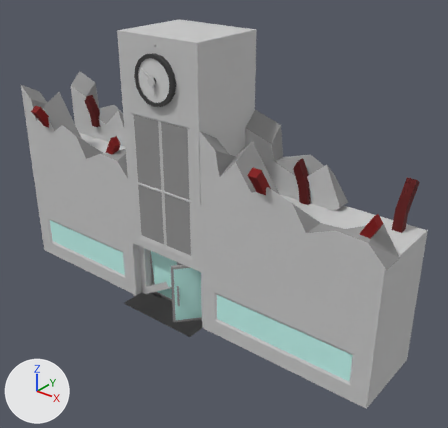
Two versions of the FBX model Assets/Resources/101_DevelopPJHScene/8_Models/out/school/school@out_close.FBX, one commit apart.
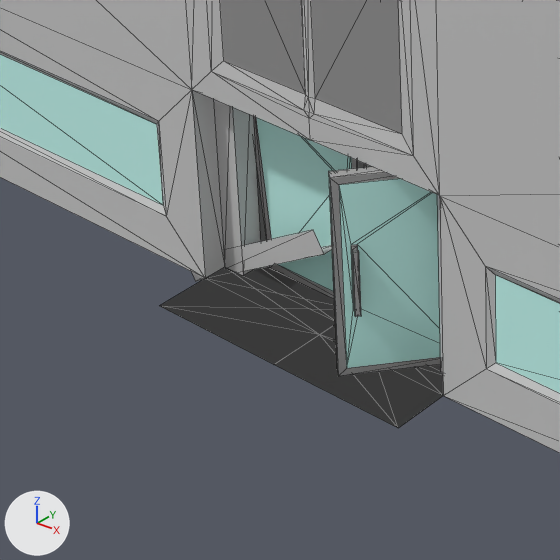
There are two pictures of each version: one whole from a 50 mm camera at (2.52, -2.74, 1.54) aimed at (0.27, 0.08, -0.21), one close up on the part from 18% to 52% of the width and 51% to 87% of the height. Lighting does not change. The marker at lower left points along +X, +Y and +Z. Both versions are drawn at frame 6 of the action 'Take 001'; the numbers are the values there. The close-ups show mesh edges as thin lines. Vertices at the same position are counted once.

Script lines for the objects in view, before the commit:
```python
me_mesh = bpy.data.meshes.new('Mesh')
me_mesh.from_pydata(...)  # 40 vertices, 76 faces; spans x -9.7..0.3, y -1.8..0.1, z -8.4..8.4
# faces by material slot: [10, 66]
me_mesh.materials.append(mat_02___default)  # cyan #cafff8
me_mesh.materials.append(mat_03___default)  # grey #a5a5a5
me_mesh_001 = bpy.data.meshes.new('Mesh.001')
me_mesh_001.from_pydata(...)  # 579 vertices, 1030 faces; spans x -54.1..59.4, y -13.0..14.7, z -39.0..36.2
me_mesh_001.materials.append(mat_01___default)  # light grey #cacaca
me_mesh_001.materials.append(mat_02___default)  # cyan #cafff8
me_mesh_001.materials.append(mat_08___default)  # red #800000
me_mesh_001.materials.append(mat_14___default)  # dark red #580000
me_mesh_001.materials.append(mat_09___default)  # black #3d3d3d
me_mesh_001.materials.append(mat_04___default)  # light grey #cacaca
me_mesh_001.materials.append(mat_05___default)  # light grey #d8d8d8
me_mesh_001.materials.append(mat_07___default)  # grey #949494
me_mesh_001.materials.append(mat_03___default)  # grey #a5a5a5
ob_box001 = bpy.data.objects.new('Box001', me_mesh_001)
ob_box001.location = (0.0, 0.0, 0.0)
ob_box001.scale = (0.0254, 0.0254, 0.0254)
ob_object003 = bpy.data.objects.new('Object003', me_mesh)
ob_object003.location = (0.262, -0.079, -0.708)
ob_object003.rotation_euler = (0.0, 0.0, 0.873)  # degrees (0, 0, 50)
ob_object003.scale = (0.0254, 0.0254, 0.0254)
```
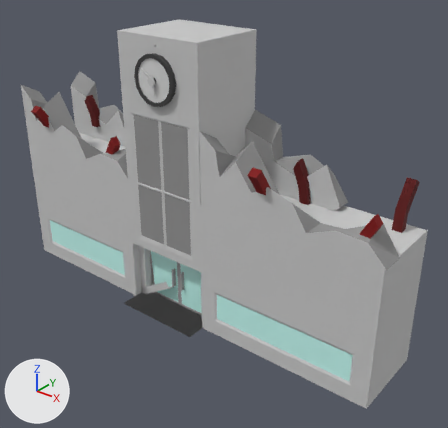
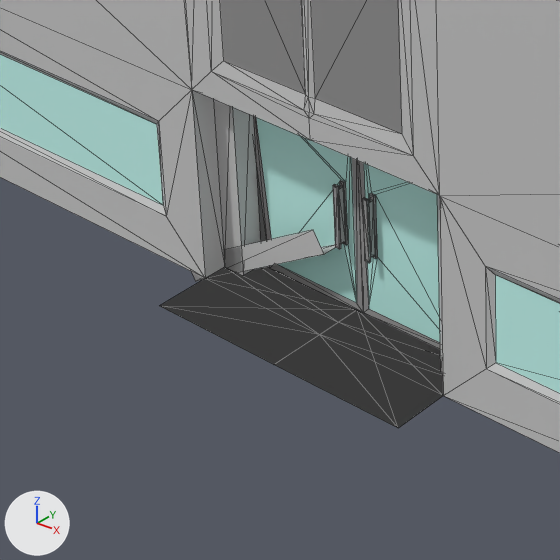
Where the change shows, as pixel boxes [x1, y1, x2, y2] in the close-ups (560 x 560 px):
'Object003', turned: before [328, 167, 441, 376]; after [358, 161, 440, 349]
part 1 of me_mesh_001, cut back: [97, 0, 192, 89] in both

Diff of the bpy script that builds the scene:
```diff
--- a/Assets/Resources/101_DevelopPJHScene/8_Models/out/school/school@out_close.FBX.py
+++ b/Assets/Resources/101_DevelopPJHScene/8_Models/out/school/school@out_close.FBX.py
@@ me_mesh_001 @@
 # used by ob_box001; location = (0.0, 0.0, 0.0); scale = (0.0254, 0.0254, 0.0254)
-me_mesh_001.from_pydata(...)  # 579 vertices, 1030 faces; spans x -54.1..59.4, y -13.0..14.7, z -39.0..36.2
+me_mesh_001.from_pydata(...)  # 576 vertices, 1011 faces; spans x -54.1..59.4, y -13.0..14.7, z -39.0..36.2
+# me_mesh_001 part 1
+# 3 vertices are removed from x -12.2..12.2, y 13.0, z -19.5
+# 21 faces are deleted
+# 2 new faces join them, mat_01___default (light grey #cacaca)
 me_mesh_001.materials.append(mat_01___default)
@@ ob_object003 @@
 ob_object003.location = (0.262, -0.079, -0.708)
-ob_object003.rotation_euler = (0.0, 0.0, 0.873)  # degrees (0, 0, 50)
 ob_object003.scale = (0.0254, 0.0254, 0.0254)
```
